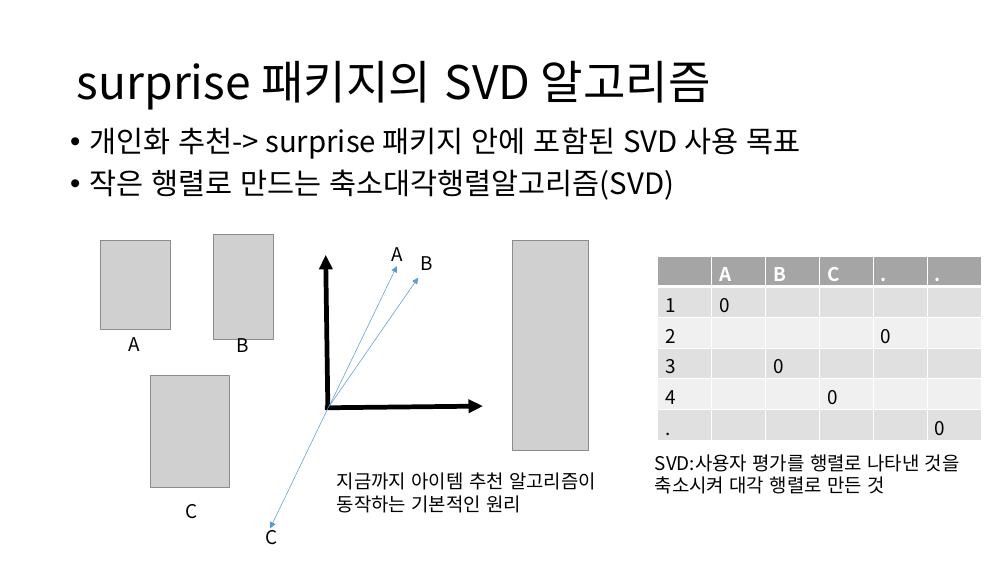
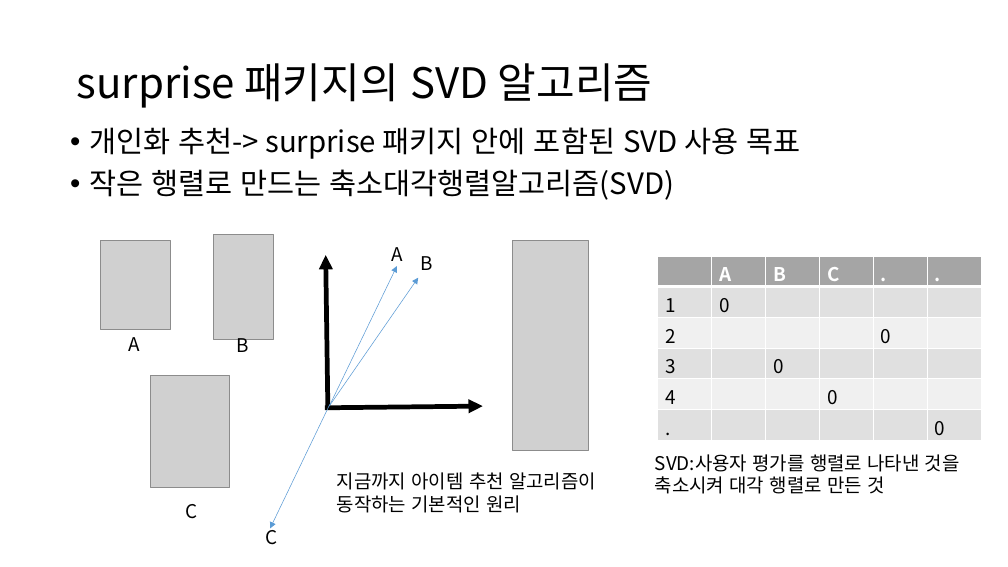
Before and after one commit to CheonSeounghyun/Coordination-Recommend, a slide deck: slide 8 of doc/9주차 ppt.pptx. Drawn at 1008x567 pixels with LibreOffice and Linux fonts; fonts in the diff are those of the drawing; grey boxes stand for pictures. Boxes give left, top, right and bottom in pixels: in the first picture for what was removed or moved away, otherwise in the second. Text is boxed around its words. In the diff, an @@ line names an element or a change of style, - is before the commit and + after.

```diff
--- a/doc/9주차 ppt.pptx
+++ b/doc/9주차 ppt.pptx
@@ title "surprise 패키지의 SVD 알고리즘" at [77,63,652,108]: size 44 to 40 pt @@
```
Also in this commit, not shown: 6 other slides changed.
